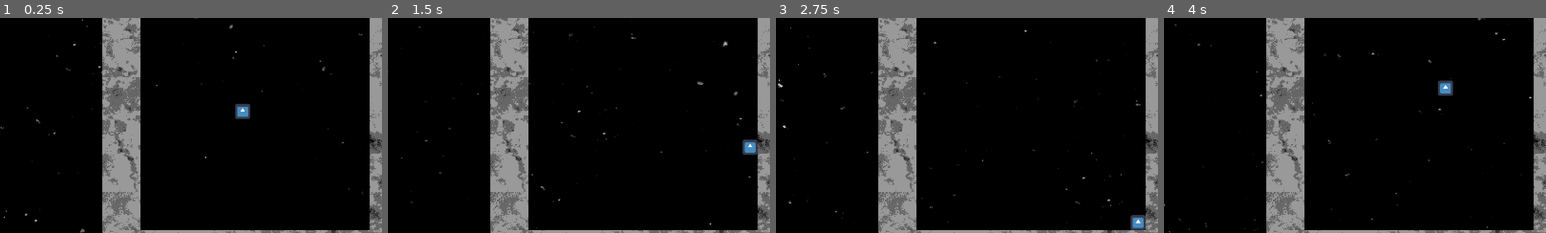
Above: before the commit, frames 1-4 (left to right).
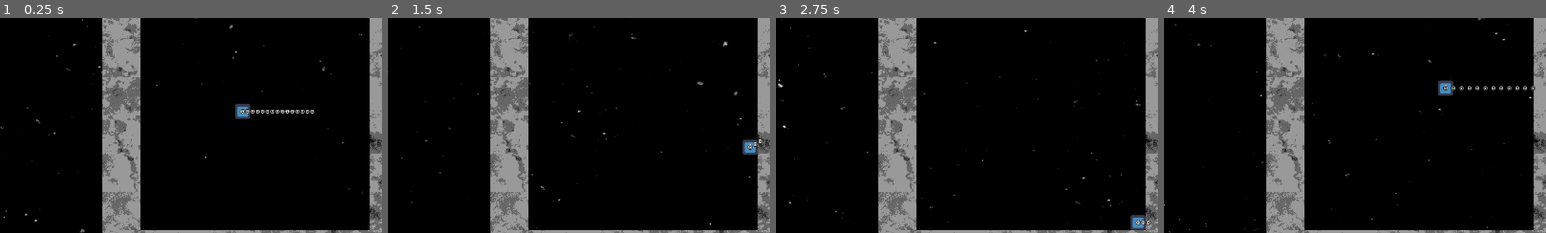
Above: after the commit, the same moments.

Repository: Indivicivet/ludumdare54
Game: Godot game, scene res://ludumdare54.tscn
Same seed, same stepped clock (60 frames per second), same inputs: the game is played once before the commit and once after it. The engine's default icon, where the game draws it, is replaced by a stand-in: a white triangle on a blue panel in a dark square.
Inputs (mouse positions are % of the whole screen's width and height, from its top left):
- Up to frame 1 (0.25 s): no input
- Up to frame 2 (1.5 s): move the mouse to (72, 45) at 0.52 s; press the mouse at (72, 45) at 0.53 s; hold Right (right) 0.53-1.28 s; move the mouse to (30, 55) at 1.27 s; release the mouse at (30, 55) at 1.28 s; hold Down (down) from 1.28 s (still down); click (30, 55) at 1.35 s
- Up to frame 3 (2.75 s): move the mouse to (60, 28) at 2.02 s; release Down (down) at 2.03 s; press the mouse at (60, 28) at 2.03 s; hold Right (right) from 2.03 s (still down)
- Up to frame 4 (4 s): move the mouse to (45, 70) at 2.77 s; release Right (right) at 2.78 s; release the mouse at (45, 70) at 2.78 s; hold Up (up) 2.78-3.53 s; click (45, 70) at 2.85 s; move the mouse to (80, 65) at 3.52 s; press the mouse at (80, 65) at 3.53 s; hold Left (left) from 3.53 s (still down)
The pictures show only the part of the screen within x 14-64%, y 29-79%; the shares and areas given below are measured in that part.

The runs differ from the first frame. In frame 1, 0.3% of the frame differs, in the area x 62-83%, y 42-45%; in frame 2, less than 0.1%; in frame 3, less than 0.1%; in frame 4, 0.3%.

Commit message:
add gun which shoots many bullets (and don't disappear them immediately)

Diff:
--- a/bullet_type1.gd
+++ b/bullet_type1.gd
@@ -12,4 +12,5 @@
 
 
 func _on_body_entered(body):
-	queue_free()
+	if not body.name == "player":
+		queue_free()
--- /dev/null
+++ b/gun1.gd
@@ -0,0 +1,11 @@
+extends Node2D
+
+
+var bullet_type_1 = preload("res://bullet_type_1.tscn")
+
+
+func _process(delta):
+	#if Input.is_action_pressed("primary_fire"):
+	var bullet_inst = bullet_type_1.instantiate()
+	owner.add_child(bullet_inst)
+	bullet_inst.transform = self.global_transform
--- a/ludumdare54.tscn
+++ b/ludumdare54.tscn
@@ -1,10 +1,11 @@
-[gd_scene load_steps=6 format=3 uid="uid://b4o7w1uc8bq1o"]
+[gd_scene load_steps=7 format=3 uid="uid://b4o7w1uc8bq1o"]
 
 [ext_resource type="Texture2D" uid="uid://dql0beg06i55b" path="res://icon.svg" id="1_7c11r"]
 [ext_resource type="Script" path="res://player.gd" id="1_40gfe"]
 [ext_resource type="Script" path="res://spacescroll.gd" id="1_ggafe"]
 [ext_resource type="Texture2D" uid="uid://cyx66v7t784tj" path="res://tex2_0001__P2000288.png" id="1_ix00u"]
 [ext_resource type="PackedScene" uid="uid://dmbopa58apven" path="res://block_solid.tscn" id="3_d706m"]
+[ext_resource type="Script" path="res://gun1.gd" id="6_qnf44"]
 
 [node name="Node2D" type="Node2D"]
 
@@ -113,14 +114,17 @@
 [node name="block_solid72" parent="many_blocks" instance=ExtResource("3_d706m")]
 position = Vector2(224, 224)
 
-[node name="CharacterBody2D" type="CharacterBody2D" parent="."]
+[node name="player" type="CharacterBody2D" parent="."]
 position = Vector2(589, 366)
 script = ExtResource("1_40gfe")
 
-[node name="Sprite2D" type="Sprite2D" parent="CharacterBody2D"]
+[node name="Sprite2D" type="Sprite2D" parent="player"]
 scale = Vector2(0.2, 0.2)
 texture = ExtResource("1_7c11r")
 
-[node name="CollisionPolygon2D" type="CollisionPolygon2D" parent="CharacterBody2D"]
+[node name="CollisionPolygon2D" type="CollisionPolygon2D" parent="player"]
 scale = Vector2(0.2, 0.2)
 polygon = PackedVector2Array(64, -59.6, 64, 59, 59.6, 64, -59, 64, -64, 59.6, -64, -59.6, -59, -63.9, 59, -64)
+
+[node name="gun1" type="Node2D" parent="player"]
+script = ExtResource("6_qnf44")
